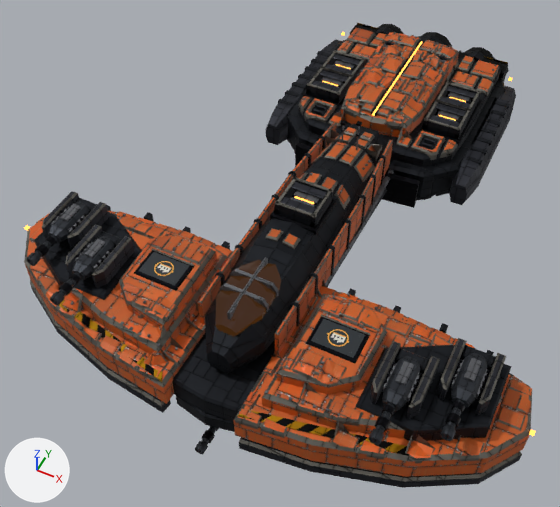
Before and after pictures for a commit that changed the glTF model public/models/saturn-schiff3.glb.
The view is the same before and after, from a camera (50 mm lens) standing at (18.9, -49.0, 51.1) and looking at (-3.0, -5.3, -3.4). Every picture has the same lights, and +X, +Y and +Z are marked at lower left. The first picture is the older version. Where no turn or scale is listed for an object, it has been applied to the vertices. Vertices at exactly the same position are counted once.

The scene before the commit, as lines of its bpy script (objects in view):
```python
ob_generator_03 = bpy.data.objects.new('Generator_03', me_generator_01)
ob_generator_03.parent = ob_schiff_03_saturn
ob_generator_03.location = (-6.3, 12.9, 2.658)
ob_generator_03.scale = (1.15, 1.15, 1.15)
ob_generator_05 = bpy.data.objects.new('Generator_05', me_generator_01)
ob_generator_05.parent = ob_schiff_03_saturn
ob_generator_05.location = (0.0, -6.8, 5.806)
ob_generator_05.scale = (1.15, 1.15, 1.15)
ob_hull_lod0 = bpy.data.objects.new('Hull_LOD0', me_hull_lod0)
ob_hull_lod0.location = (0.0, 1.9, 1.14)
ob_insignia_clanslot_right = bpy.data.objects.new('Insignia_ClanSlot_Right', me_faction_insignia_left)
ob_insignia_clanslot_right.parent = ob_schiff_03_saturn
ob_insignia_clanslot_right.location = (-7.6, -16.8, 3.945)
ob_insignia_clanslot_right.scale = (1.7, 1.7, 1.7)
ob_laser_01 = bpy.data.objects.new('Laser_01', me_laser_01)
ob_laser_01.parent = ob_schiff_03_saturn
ob_laser_01.location = (13.2, -20.0, 3.928)
ob_laser_01.scale = (3.56, 3.56, 3.56)
ob_laser_02 = bpy.data.objects.new('Laser_02', me_laser_01)
ob_laser_02.parent = ob_schiff_03_saturn
ob_laser_02.location = (17.4, -17.61, 3.928)
ob_laser_02.scale = (3.56, 3.56, 3.56)
ob_laser_03 = bpy.data.objects.new('Laser_03', me_laser_01)
ob_laser_03.parent = ob_schiff_03_saturn
ob_laser_03.location = (-13.2, -20.0, 3.928)
ob_laser_03.scale = (3.56, 3.56, 3.56)
ob_laser_04 = bpy.data.objects.new('Laser_04', me_laser_01)
ob_laser_04.parent = ob_schiff_03_saturn
ob_laser_04.location = (-17.4, -17.61, 3.928)
ob_laser_04.scale = (3.56, 3.56, 3.56)
ob_laser_05 = bpy.data.objects.new('Laser_05', me_laser_01)
ob_laser_05.parent = ob_schiff_03_saturn
ob_laser_05.location = (0.0, -22.0, -4.928)
ob_laser_05.rotation_euler = (0.0, -3.142, 0.0)  # degrees (0, -180, 0)
ob_laser_05.scale = (3.56, 3.56, 3.56)
# also in view: 'Faction_Insignia_Left' at (7.6, -16.8, 3.9)
```
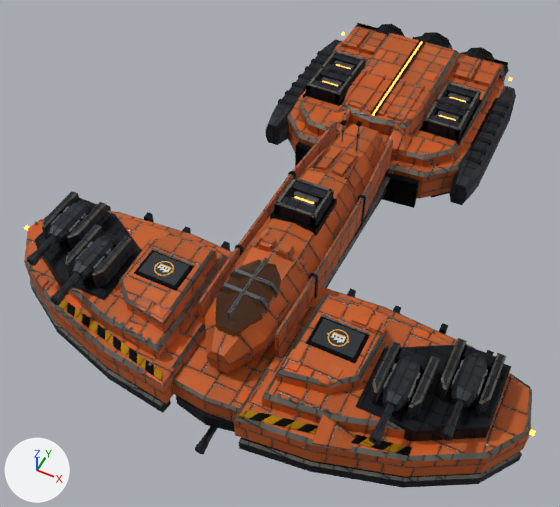
Where the newer file only moved an object's origin or applied its transform, the numbers keep the older frame.

Changed parts and their boxes (x1, y1, x2, y2) in the pictures (560 x 507 px; the box of a moved part takes in the faces that stretch with it):
'Hull_LOD0', surface changed, reshaped: (24, 23, 536, 488) in both
'Laser_01', reshaped, moved: before (369, 356, 422, 445); after (369, 356, 421, 445)
'Laser_02', reshaped, moved: before (440, 353, 490, 441); after (440, 353, 488, 441)
'Laser_03', reshaped, moved: (50, 236, 115, 305) in both
'Laser_04', reshaped, moved: before (27, 201, 90, 266); after (26, 201, 90, 266)
'Laser_05', reshaped, moved: before (195, 426, 219, 455); after (195, 426, 217, 454)
part 1 of me_hull_lod0, added: after (446, 85, 476, 98)
part 2 of me_hull_lod0, added: after (320, 70, 348, 82)
part 3 of me_hull_lod0, added: after (333, 54, 361, 66)
part 4 of me_hull_lod0, rebuilt (6% narrower, 27% taller): before (470, 60, 500, 81); after (472, 61, 500, 88)
part 5 of me_hull_lod0, deleted: before (29, 25, 532, 463)
part 6 of me_hull_lod0, moved or reshaped: before (58, 24, 532, 454); after (25, 24, 514, 450)
part 7 of me_hull_lod0, surface changed: (24, 23, 532, 466) in both
part 8 of me_hull_lod0, recoloured: (172, 41, 531, 422) in both
part 9 of me_hull_lod0, recoloured: (172, 41, 503, 422) in both
part 10 of me_laser_01, added: after (48, 201, 487, 411)
part 11 of me_laser_01, moved or reshaped: before (69, 215, 487, 403); after (69, 214, 488, 403)
part 12 of me_laser_01, moved or reshaped: (51, 207, 464, 392) in both
part 13 of me_laser_01, rebuilt: before (27, 253, 456, 455); after (26, 248, 457, 454)
part 14 of me_laser_01, deleted: before (35, 204, 490, 443)
part 15 of me_laser_01, cut back: before (35, 201, 487, 444); after (39, 235, 464, 438)

What changed in the scene script:
```text
Change mat_m_hull:
    remove # nodes: BsdfPrincipled, Mix, NormalMap, OutputMaterial, SeparateColor, TexImage x3, VertexColor
    nodes: BsdfPrincipled, Mapping x3, Mix, NormalMap, OutputMaterial, SeparateColor, TexImage x3, UVMap x3, VertexColor
Change mat_m_metal:
    remove # nodes: BsdfPrincipled, Math, Mix, NormalMap, OutputMaterial, SeparateColor, TexImage x3, VertexColor
    nodes: BsdfPrincipled, Mapping x3, Math, Mix, NormalMap, OutputMaterial, SeparateColor, TexImage x3, UVMap x3, VertexColor
Change me_hull_lod0:
    remove me_hull_lod0.from_pydata(...)  # 10466 vertices, 17440 faces; spans x -22.9..22.9, y -26.9..26.9, z -6.8..6.8
    add me_hull_lod0.from_pydata(...)  # 3810 vertices, 6481 faces; spans x -22.9..22.9, y -26.9..26.9, z -6.8..6.8
    me_hull_lod0 part 1: a new loose piece, a box spanning x 4.85..7.75, y 14.91..15.74, z 2.01..2.19, in mat_m_metal
    me_hull_lod0 part 2: a new loose piece, a box spanning x -7.75..-4.85, y 11.61..12.44, z 2.01..2.19, in mat_m_metal
    me_hull_lod0 part 3: a new loose piece, a box spanning x -7.75..-4.85, y 14.91..15.74, z 2.01..2.19, in mat_m_metal
    me_hull_lod0 part 4: the loose piece of 25 vertices spanning x 5.9..8.4, y 20.2..22.7, z 0.6..1.4 is rebuilt with 8 vertices and now spans x 6.5..8.5, y 18.8..22.8, z 0.5..1.4, in mat_m_hull
    me_hull_lod0 part 5: 371 loose pieces with 6220 vertices, spanning x -22.4..22.3, y -26.5..25.1, z -5.7..4.8, are deleted
    me_hull_lod0 part 6: 31 vertices moved within x -19.0..19.0, y -19.9..16.1, z -4.8..5.3; 1240 vertices removed from x -19.4..21.9, y -26.7..26.9, z -5.4..5.3; 757 vertices added at x -22.6..20.3, y -26.7..26.9, z -5.5..5.3
    me_hull_lod0 part 7: 4444 kept faces spanning x -22.7..22.7, y -26.9..25.4, z -6.8..6.8 get new texture (UV) coordinates
    me_hull_lod0 part 8: 467 kept faces spanning x -21.6..21.6, y -25.9..23.9, z -4.1..4.3 get new vertex colours
    me_hull_lod0 part 9: 183 faces spanning x -21.0..21.0, y -25.9..23.9, z -3.2..4.3 switch from mat_m_metal to mat_m_hull
    other edits to the shape of me_hull_lod0 do not show in these pictures
Change me_laser_01:
    used by ob_laser_01; parent = ob_schiff_03_saturn; location = (13.2, -20.0, 3.928); scale = (3.56, 3.56, 3.56)
    remove me_laser_01.from_pydata(...)  # 263 vertices, 448 faces; spans x -0.3..0.3, y -1.0..1.0, z -0.29..0.29
    add me_laser_01.from_pydata(...)  # 128 vertices, 212 faces; spans x -0.3..0.3, y -1.0..1.0, z -0.26..0.26
    me_laser_01 part 10: the loose piece of 42 vertices spanning x -0.24..0.24, y -0.16..1.0, z -0.1..0.23 is copied, and the copy is moved by (0.0, 0.0, 0.03); it spans x -0.24..0.24, y -0.16..1.0, z -0.08..0.26
    me_laser_01 part 11: the loose piece of 8 vertices spanning x 0.23..0.27, y 0.11..0.75, z -0.02..0.15 is moved by (0.0, 0.0, 0.03)
    me_laser_01 part 12: the loose piece of 8 vertices spanning x -0.27..-0.23, y 0.11..0.75, z -0.02..0.15 is moved by (0.0, 0.0, 0.03)
    me_laser_01 part 13: the loose piece of 34 vertices spanning x -0.12..0.12, y -1.0..-0.81, z -0.06..0.19 is rebuilt with 25 vertices and now spans x -0.11..0.11, y -1.0..-0.6, z -0.03..0.22
    me_laser_01 part 14: 10 loose pieces with 128 vertices, spanning x -0.3..0.3, y -0.69..0.83, z -0.29..0.29, are deleted
    me_laser_01 part 15: 59 vertices removed from x -0.24..0.24, y -0.84..1.0, z -0.1..0.23; 13 vertices added at x -0.07..0.07, y -0.84..-0.16, z 0.01..0.18
    other edits to the shape of me_laser_01 do not show in these pictures
Change ob_laser_01:
    ob_laser_01.location: (13.2, -20.0, 3.928) -> (13.2, -20.0, 3.83)
Change ob_laser_02:
    ob_laser_02.location: (17.4, -17.61, 3.928) -> (17.4, -17.61, 3.83)
Change ob_laser_03:
    ob_laser_03.location: (-13.2, -20.0, 3.928) -> (-13.2, -20.0, 3.83)
Change ob_laser_04:
    ob_laser_04.location: (-17.4, -17.61, 3.928) -> (-17.4, -17.61, 3.83)
Change ob_laser_05:
    ob_laser_05.location: (0.0, -22.0, -4.928) -> (0.0, -22.0, -4.83)
```
